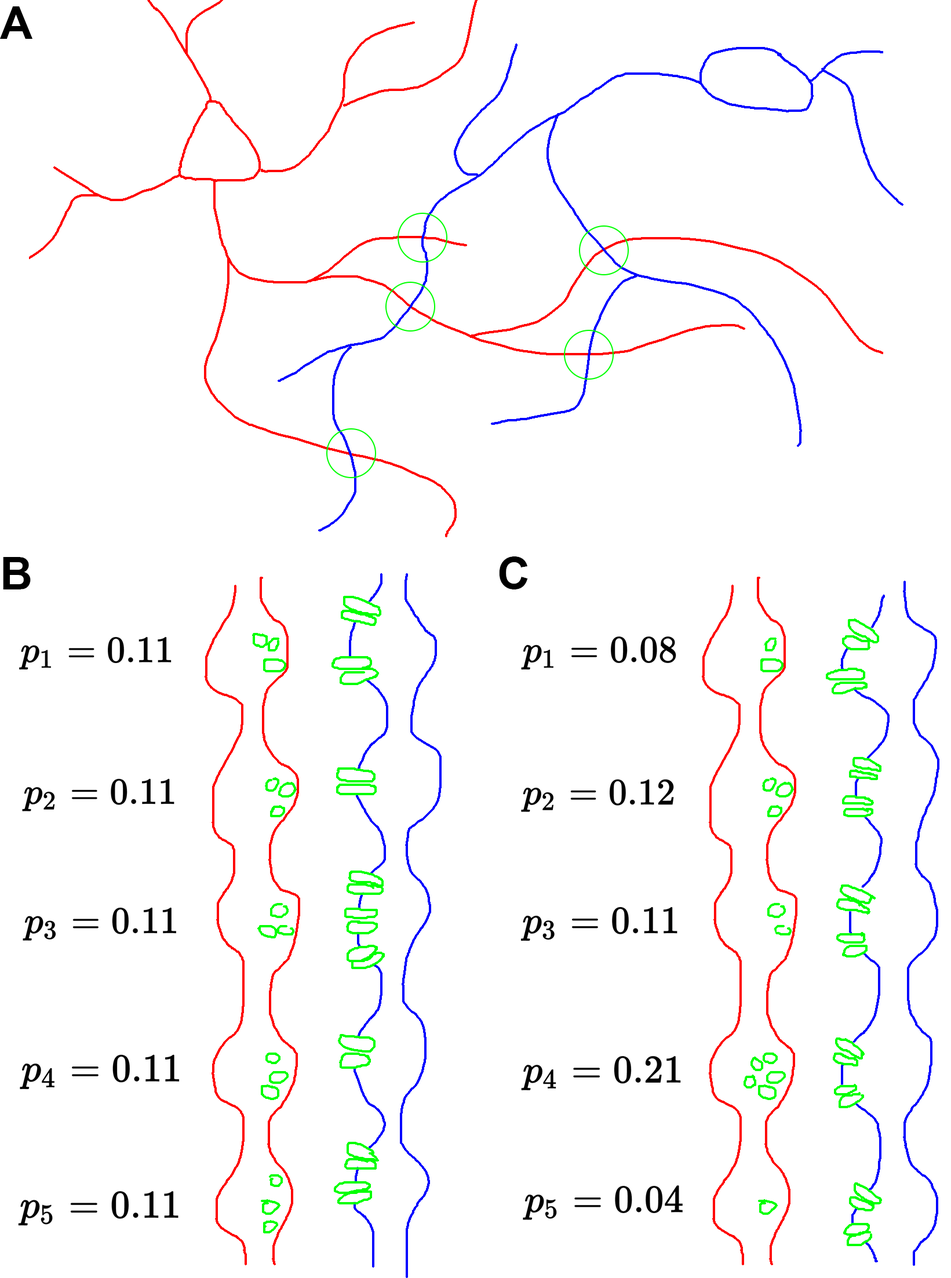
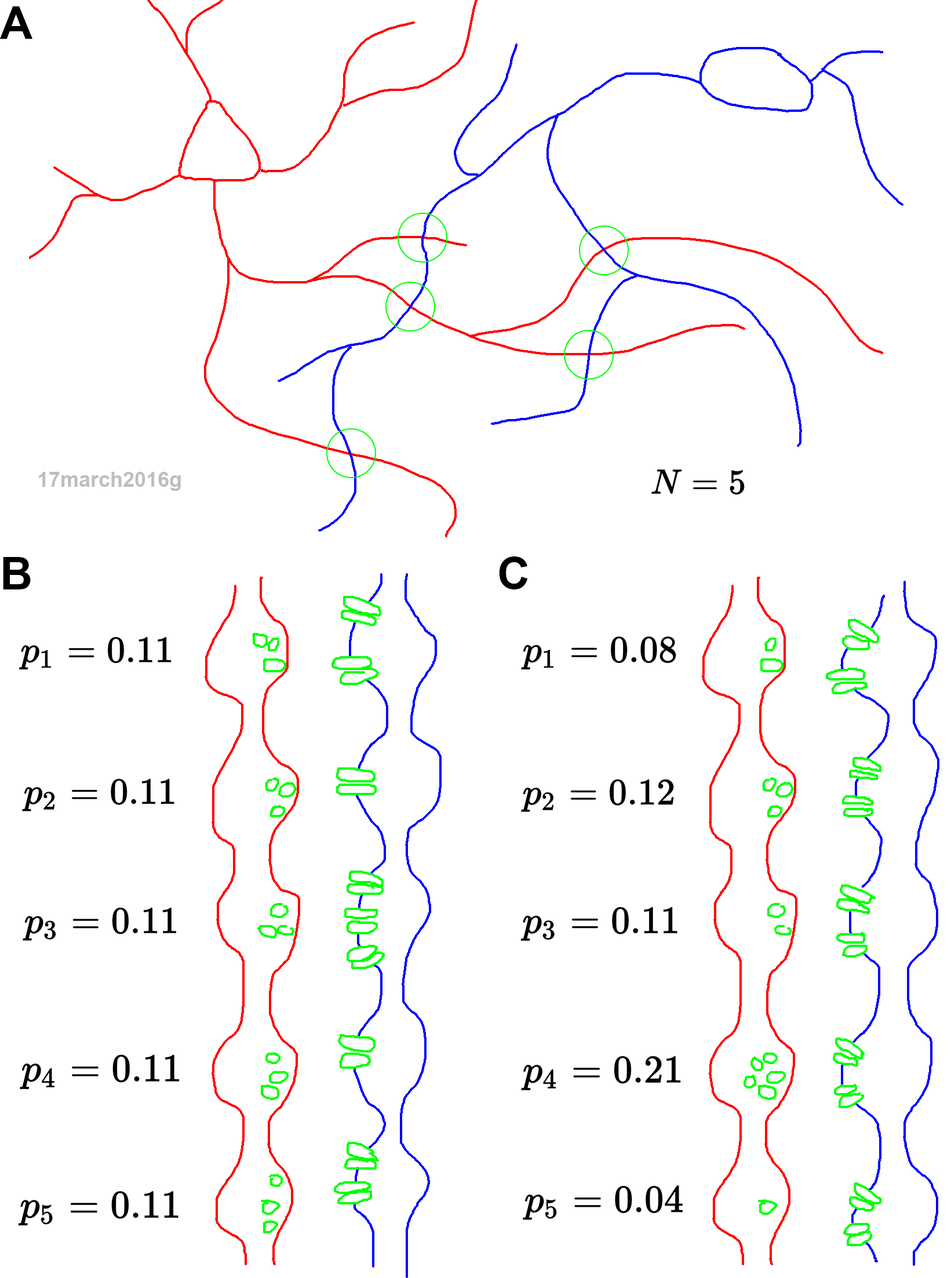
Before/after of a 951×1278 layered artwork. What changed in the layer stack:
added layer "17march2016g" above "figure c" over [38, 471, 181, 491]
added layer "N=5" in group "figure a" over [651, 468, 745, 495]
